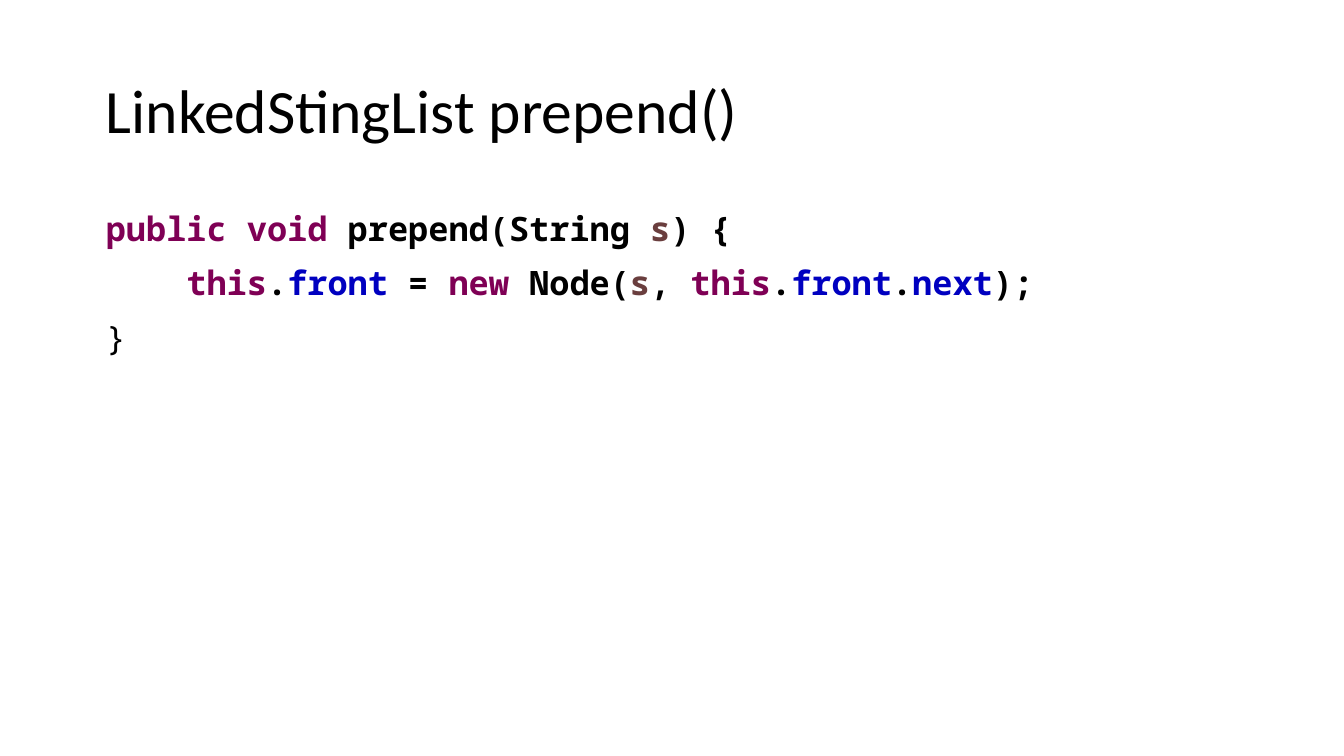
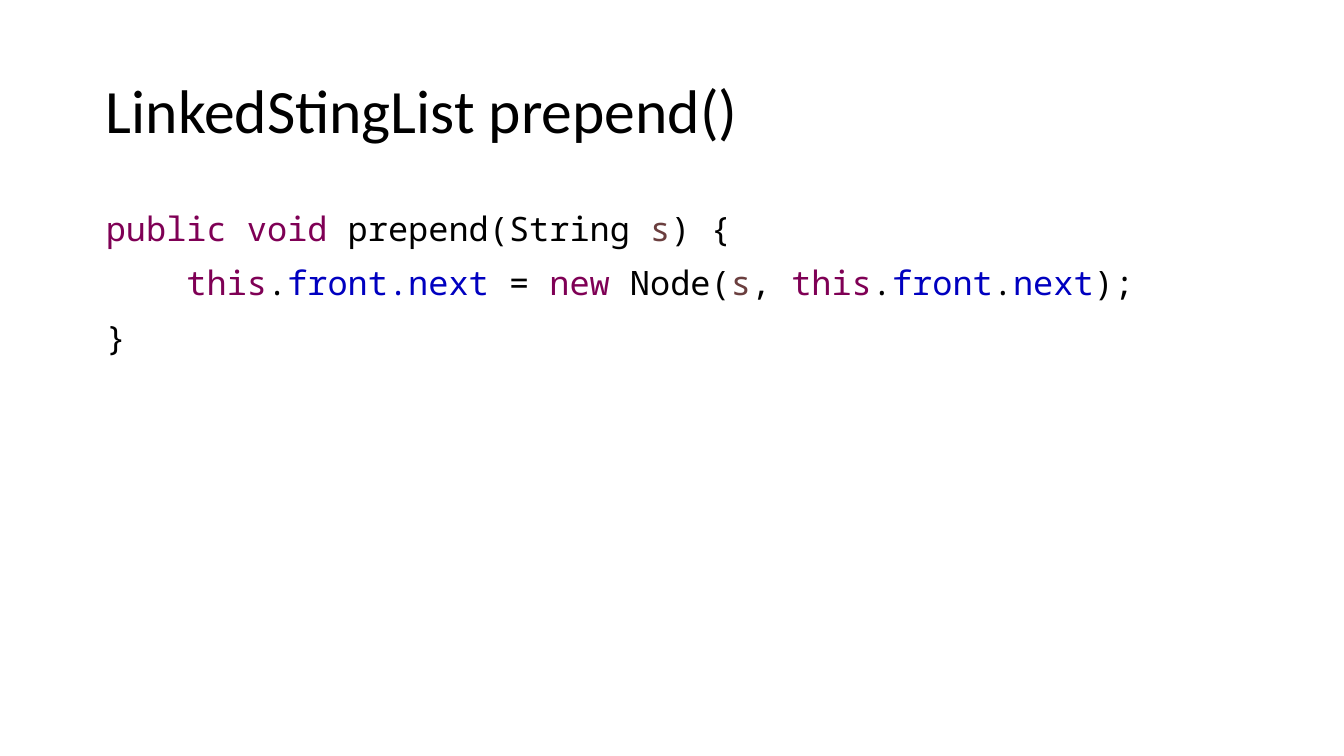
Before and after one commit to ucsd-cse12-f20/ucsd-cse12-f20.github.io, a slide deck: slide 4 of lectures/lecture-05/Lecture-Live A00/Lecture 05 - Lecture.pptx. Drawn at 1344x756 pixels with LibreOffice and Linux fonts; fonts in the diff are those of the drawing. Boxes give left, top, right and bottom in pixels: in the first picture for what was removed or moved away, otherwise in the second. Text is boxed around its words. In the diff, an @@ line names an element or a change of style, - is before the commit and + after.

Commit message:
updates lecture

```diff
--- a/lectures/lecture-05/Lecture-Live A00/Lecture 05 - Lecture.pptx
+++ b/lectures/lecture-05/Lecture-Live A00/Lecture 05 - Lecture.pptx
@@ text at [106, 215, 690, 250]: bold off in "public void prepend(String s) {" @@
@@ text at [186, 269, 1134, 301]: text changed; bold off @@
-this.front = new Node(s, this.front.next);
+this.front.next = new Node(s, this.front.next);
```
Also in this commit, not shown: 1 other slide changed, 1 other file.
